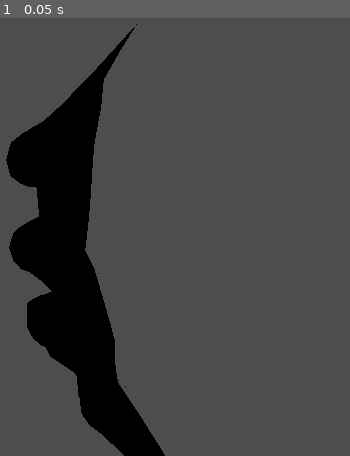
Above: before the commit, frame 1.
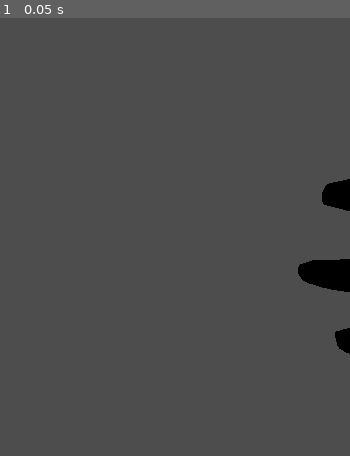
Above: after the commit, the same moment.

Repository: Hubi777111/rwr
Game: Godot game, scene res://main.tscn
Same seed, same stepped clock (60 frames per second), same inputs: the game is played once before the commit and once after it.
Inputs:
- Up to frame 1 (0.05 s): no input

The runs differ from the first frame. In frame 1, 17% of the frame differs, in the area x 1-100%, y 1-100%.

Commit message:
Wymuszony eksport modeli

Diff:
--- a/project_files/main.tscn
+++ b/project_files/main.tscn
@@ -18,7 +18,7 @@
 [node name="HandLeftRoot" type="Node3D" parent="XROrigin3D/LeftController" unique_id=649238948]
 
 [node name="hand_l" parent="XROrigin3D/LeftController/HandLeftRoot" unique_id=1596958218 instance=ExtResource("2_h2yge")]
-transform = Transform3D(1, 0, 0, 0, 1, 0, 0, 0, 1, -0.268696, 0.00055907667, -0.00026220083)
+transform = Transform3D(1, 0, 0, 0, 1, 0, 0, 0, 1, -0.08930269, -0.015555188, -0.00026220083)
 
 [node name="RightController" type="XRController3D" parent="XROrigin3D" unique_id=730045456]
 tracker = &"right_hand"
@@ -26,7 +26,7 @@
 [node name="HandRightRoot" type="Node3D" parent="XROrigin3D/RightController" unique_id=1029811899]
 
 [node name="hand_r" parent="XROrigin3D/RightController/HandRightRoot" unique_id=346969004 instance=ExtResource("3_1bvp3")]
-transform = Transform3D(0.9997744, 0, -0.02123906, 0, 1, 0, 0.02123906, 0, 0.9997744, 0.2093456, -0.03903523, -0.069153935)
+transform = Transform3D(0.9997744, 0, -0.02123906, 0, 1, 0, 0.02123906, 0, 0.9997744, -0.0014112145, -0.017643273, -0.012843221)
 
 [node name="CanvasLayer" type="CanvasLayer" parent="." unique_id=687101212]
 
Not shown, changed: docs/index.pck
